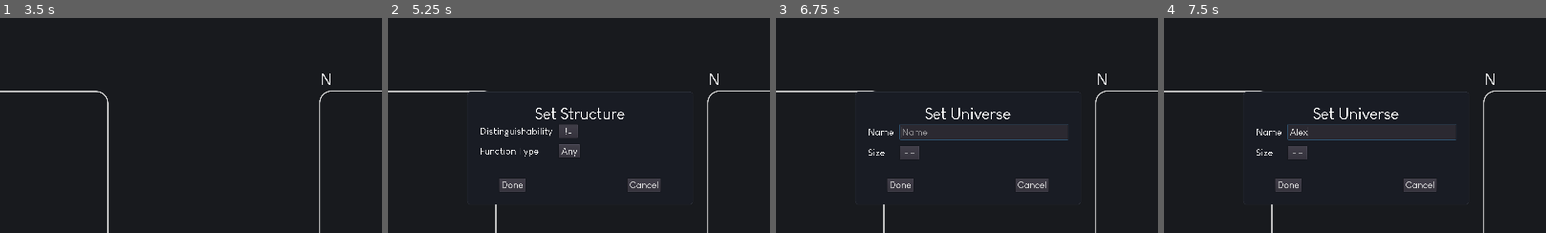
Above: before the commit, frames 1-4 (left to right).
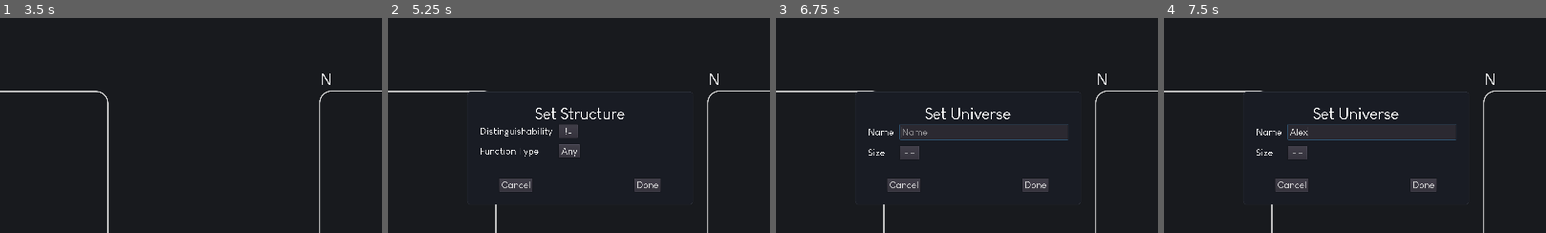
Above: after the commit, the same moments.

Repository: Mickaly13X/wv_project
Game: Godot game, scene res://Scenes/Main.tscn
Two runs of this game, one before a commit and one after it. Both use one fixed random seed, a clock stepped at 60 frames per second and the inputs below.
Inputs (mouse positions are % of the whole screen's width and height, from its top left):
- Up to frame 1 (3.5 s): click (77, 60) at 0.52 s; click ">" at 1.25 s; click (8, 52) at 2.02 s; type "12" at 2.1 s; click "<" at 2.75 s
- Up to frame 2 (5.25 s): click "Import" at 3.5 s; click "Cancel" at 4.25 s; click "Set Structure" at 5 s
- Up to frame 3 (6.75 s): click "Cancel" at 5.75 s; click "Set Universe" at 6.5 s
- Up to frame 4 (7.5 s): click (52, 46) at 7.27 s; type "Alex" at 7.35 s
The pictures show only the part of the screen within x 25-75%, y 20-70%; the shares and areas given below are measured in that part.

Frame 1 is identical in both runs. In frame 2, 0.4% of the frame differs, in the area x 29-71%, y 74-81%; in frame 3, 0.4%; in frame 4, 0.4%.

Commit message:
FGP Performed: This is a fast git push, minor changes have been made and I didn't feel the need to commit a message.

Diff:
--- a/Visualizer/Scenes/Main.tscn
+++ b/Visualizer/Scenes/Main.tscn
@@ -310,6 +310,18 @@
 custom_constants/separation = 256
 alignment = 1
 
+[node name="CancelButton" type="Button" parent="Popups/MenuStructure/VBox/Buttons"]
+margin_left = 370.0
+margin_right = 454.0
+margin_bottom = 34.0
+focus_mode = 0
+custom_fonts/font = ExtResource( 4 )
+enabled_focus_mode = 0
+text = "Cancel"
+__meta__ = {
+"_edit_use_anchors_": false
+}
+
 [node name="AddButton" type="Button" parent="Popups/MenuStructure/VBox/Buttons"]
 margin_left = 48.0
 margin_right = 114.0
@@ -318,18 +330,6 @@
 custom_fonts/font = ExtResource( 4 )
 enabled_focus_mode = 0
 text = "Done"
-__meta__ = {
-"_edit_use_anchors_": false
-}
-
-[node name="CancelButton" type="Button" parent="Popups/MenuStructure/VBox/Buttons"]
-margin_left = 370.0
-margin_right = 454.0
-margin_bottom = 34.0
-focus_mode = 0
-custom_fonts/font = ExtResource( 4 )
-enabled_focus_mode = 0
-text = "Cancel"
 __meta__ = {
 "_edit_use_anchors_": false
 }
@@ -441,6 +441,13 @@
 custom_constants/separation = 256
 alignment = 1
 
+[node name="CancelButton" type="Button" parent="Popups/MenuUniverse/VBox/Buttons"]
+margin_left = 370.0
+margin_right = 454.0
+margin_bottom = 34.0
+custom_fonts/font = ExtResource( 4 )
+text = "Cancel"
+
 [node name="AddButton" type="Button" parent="Popups/MenuUniverse/VBox/Buttons"]
 margin_left = 48.0
 margin_right = 114.0
@@ -452,12 +459,6 @@
 __meta__ = {
 "_edit_use_anchors_": false
 }
-
-[node name="CancelButton" type="Button" parent="Popups/MenuUniverse/VBox/Buttons"]
-margin_left = 370.0
-margin_right = 454.0
-custom_fonts/font = ExtResource( 4 )
-text = "Cancel"
 
 [node name="MenuGroup" type="PopupDialog" parent="Popups"]
 anchor_left = 0.5
--- a/Visualizer/Scenes/Universe.tscn
+++ b/Visualizer/Scenes/Universe.tscn
@@ -1,7 +1,9 @@
-[gd_scene load_steps=3 format=2]
+[gd_scene load_steps=4 format=2]
 
 [ext_resource path="res://Scripts/universe.gd" type="Script" id=1]
 [ext_resource path="res://Fonts/font.tres" type="DynamicFont" id=2]
+
+[sub_resource type="StyleBoxEmpty" id=1]
 
 [node name="Universe" type="Node2D"]
 script = ExtResource( 1 )
@@ -17,16 +19,13 @@
 "_edit_use_anchors_": false
 }
 
-[node name="Mask" type="Button" parent="."]
+[node name="Mask" type="Panel" parent="."]
 anchor_right = 1.0
 anchor_bottom = 1.0
 margin_right = 400.0
 margin_bottom = 500.0
-focus_mode = 0
 mouse_filter = 1
-button_mask = 2
-enabled_focus_mode = 0
-flat = true
+custom_styles/panel = SubResource( 1 )
 __meta__ = {
 "_edit_use_anchors_": false
 }
@@ -63,6 +62,6 @@
 __meta__ = {
 "_edit_use_anchors_": false
 }
-[connection signal="button_up" from="Mask" to="." method="_pressed_global"]
+[connection signal="gui_input" from="Mask" to="." method="_on_gui_input"]
 [connection signal="button_up" from="Menu/Buttons/Add" to="." method="_pressed" binds= [ "Add" ]]
 [connection signal="button_up" from="Menu/Buttons/Group" to="." method="_pressed" binds= [ "Group" ]]
--- a/Visualizer/Scripts/element.gd
+++ b/Visualizer/Scripts/element.gd
@@ -53,7 +53,7 @@
 		selected = !selected
 	if (event.is_pressed() and event.button_index == BUTTON_RIGHT):
 		self.get_parent().get_parent()._pressed_global()
-		selected = !selected
+		selected = true
 
 func set_color(new_color : Color):
 	if uni_name == "N":
--- a/Visualizer/Scripts/universe.gd
+++ b/Visualizer/Scripts/universe.gd
@@ -74,12 +74,6 @@
 
 
 	$Menu.hide()
-
-
-func _pressed_global() -> void:
-
-	$Menu.position = get_local_mouse_position()
-	$Menu.show()
 
 
 #TODO add ability to add names to elements -> adv settings
@@ -210,3 +204,16 @@
 
 func update_domains() -> void:
 	init(get_size())
+
+
+
+func _on_gui_input(event):
+	if (event.is_pressed() and event.button_index == BUTTON_LEFT):
+		hide_menu()
+	if (event.is_pressed() and event.button_index == BUTTON_RIGHT):
+		show_menu()
+
+
+func show_menu():
+	$Menu.position = get_local_mouse_position()
+	$Menu.show()
Not shown: 1 places in Visualizer/Scenes/Main.tscn that only renumber resources
Not shown, changed: .DS_Store
Not shown, changed: Visualizer/.DS_Store
